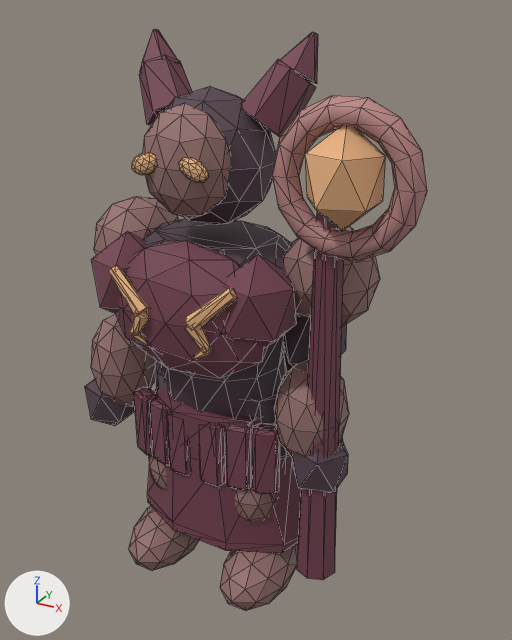
Two versions of the glTF model public/assets/models/herald.glb, one commit apart.
The view is the same before and after, from a 50 mm camera at (0.969, -1.527, 1.638) aimed at (0.069, 0.11, 0.819). The axes (+X, +Y, +Z) are drawn at lower left. The lights are the same throughout. The first picture is the older version. Mesh edges are drawn as thin lines. Vertices at exactly the same position are counted once.

In view in the first picture: 'herald'.
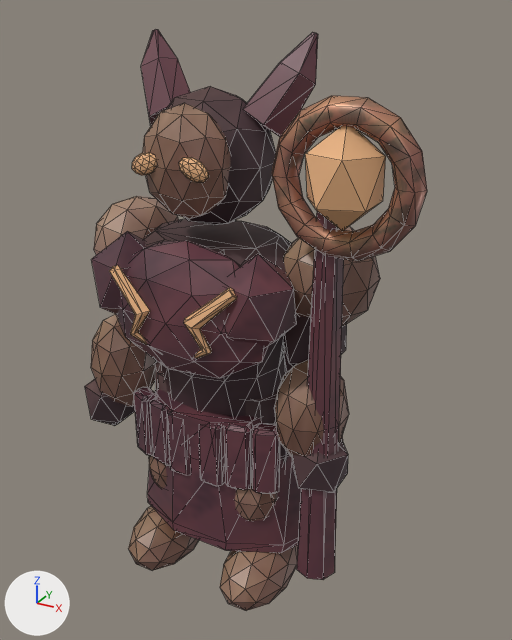
Boxes (x1, y1, x2, y2) around the edits, measured in the pictures (512 x 640 px; the box of a moved part takes in the faces that stretch with it):
'herald', surface changed, reshaped: (85, 29, 427, 611) in both
part 1 of me_herald_color_and_skin, moved or reshaped: before (139, 29, 318, 137); after (141, 29, 318, 137)
part 2 of me_herald_color_and_skin, moved or reshaped: before (109, 265, 237, 359); after (109, 265, 237, 358)
part 3 of me_herald_color_and_skin, recoloured: (88, 86, 427, 611) in both

Diff of the bpy script that builds the scene:
```diff
--- a/public/assets/models/herald.glb.py
+++ b/public/assets/models/herald.glb.py
@@ img_packed_cloth_and_metal_finishes @@
+img_packed_cloth_and_metal_finishes = load_image('Packed cloth and metal finishes', '_unpacked/Packed_cloth_and_metal_finishes', 8, 8, 'Non-Color')
@@ img_scumble__bristle_marks_and_worn_pigment @@
+img_scumble__bristle_marks_and_worn_pigment = load_image('Scumble, bristle marks and worn pigment', '_unpacked/Scumble__bristle_marks_and_worn_pigment', 512, 256, 'sRGB')
@@ mat_painted_metal_edges__textile_and_clay @@
 mat_painted_metal_edges__textile_and_clay = bpy.data.materials.new('Painted metal edges, textile and clay')
-# nodes: BsdfPrincipled, OutputMaterial, VertexColor
+# nodes: BsdfPrincipled, Mix, OutputMaterial, SeparateColor, TexImage x2, UVMap, VertexColor
+# uses the picture img_packed_cloth_and_metal_finishes
+# uses the picture img_scumble__bristle_marks_and_worn_pigment
@@ me_herald_color_and_skin @@
 # used by ob_herald; location = (0.0, 0.0, 0.0)
-me_herald_color_and_skin.from_pydata(...)  # 1304 vertices, 2440 faces; spans x -0.44..0.58, y -0.24..0.44, z -0.01..1.59
+me_herald_color_and_skin.from_pydata(...)  # 1268 vertices, 2392 faces; spans x -0.44..0.58, y -0.24..0.44, z -0.01..1.59
+# me_herald_color_and_skin part 1
+# 33 vertices are removed from x -0.25..0.25, y -0.04..0.13, z 1.34..1.58
+# 72 faces are deleted
+# 5 vertices move from x -0.24..0.23, y 0.02..0.11, z 1.47..1.58 to x -0.25..0.23, y 0.04..0.12, z 1.48..1.58
+# 21 vertices are added at x -0.23..0.25, y -0.03..0.12, z 1.35..1.58
+# 56 new faces join them
+# me_herald_color_and_skin part 2
+# 50 vertices are removed from x -0.19..0.19, y -0.24..-0.18, z 0.81..1.04
+# 120 faces are deleted
+# 8 vertices move within x -0.18..0.18, y -0.24..-0.19, z 0.81..1.03
+# 26 vertices are added at x -0.19..0.19, y -0.24..-0.19, z 0.82..1.04
+# 88 new faces join them
+# me_herald_color_and_skin part 3: 1195 kept faces spanning x -0.44..0.58, y -0.21..0.44, z -0.01..1.47 get new vertex colours
 me_herald_color_and_skin.materials.append(mat_painted_metal_edges__textile_and_clay)
```
